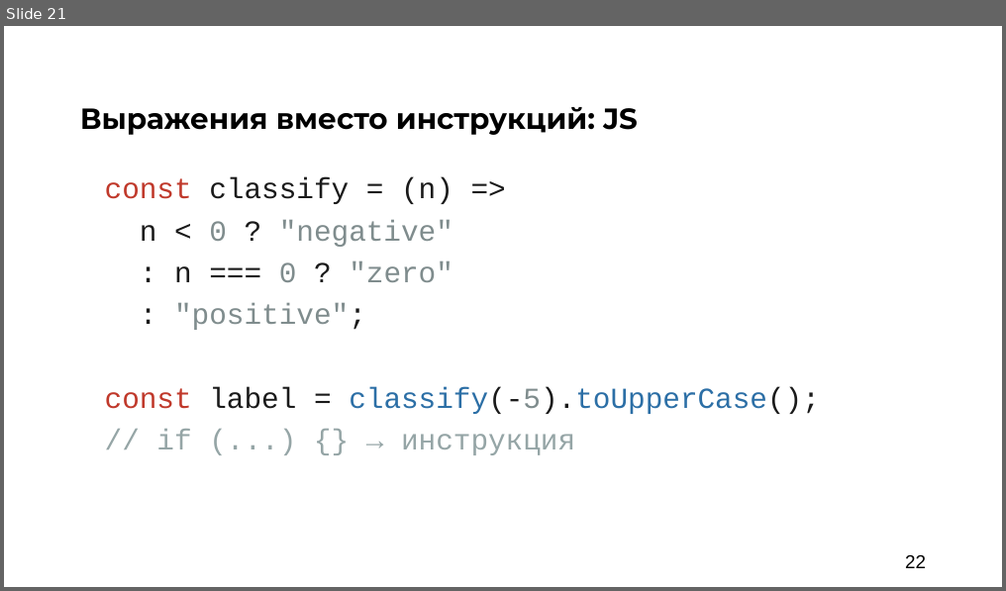
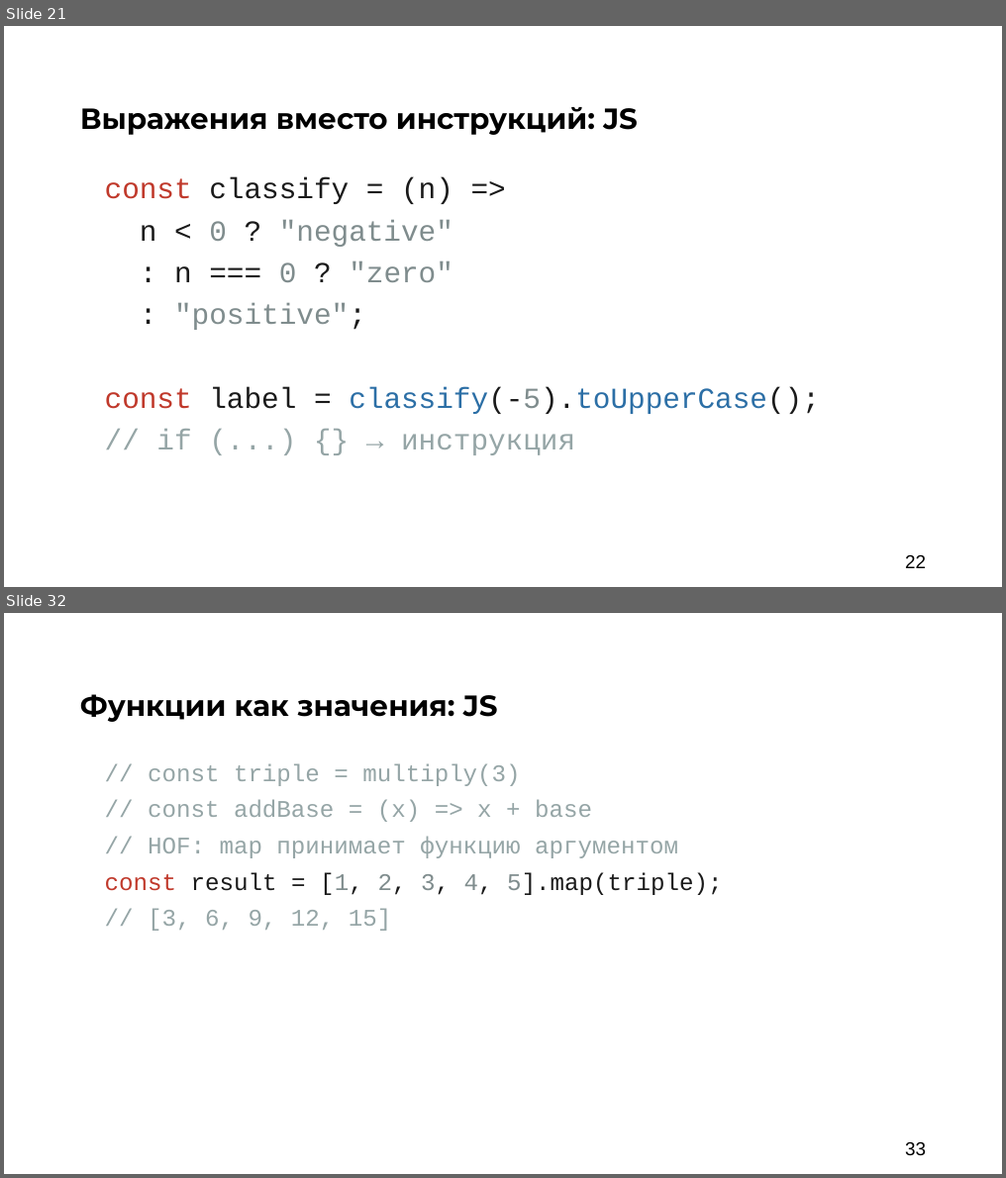
Before and after one commit to argent-smith/presentations, a slide deck: FP_Talk_2026/nastachku/final_presentation.pptx. Shown one above the other, each under a label of ours: slide 21 before the commit, slides 21 and 32 after it; the slides between them are not shown. The pictures are 1006x591 and 1006x1178 pixels, drawn with LibreOffice and Linux fonts; fonts in the diff are those of the drawing; background and template pictures are left out. Boxes give left, top, right and bottom in pixels: in the first picture for what was removed or moved away, otherwise in the second. Text is boxed around its words. In the diff, an @@ line names an element or a change of style, - is before the commit and + after.

```diff
--- a/FP_Talk_2026/nastachku/final_presentation.pptx
+++ b/FP_Talk_2026/nastachku/final_presentation.pptx
@@ slide 32 added at bbox=[4, 613, 1002, 1174], background #FFFFFF @@
@@ text added at bbox=[80, 694, 498, 722], 28 pt, text #000000, bold @@
+Функции как значения: JS
@@ text added at bbox=[105, 763, 722, 931], 23 pt, text #95A5A6 @@
+// const triple = multiply(3)
+// const addBase = (x) => x + base
+// HOF: map принимает функцию аргументом
+const result = [1, 2, 3, 4, 5].map(triple);
+// [3, 6, 9, 12, 15]
@@ page number added at bbox=[905, 1142, 926, 1156], 18 pt, text #000000 @@
+33
```
Also in this commit, not shown: 1 slide changed, 10 other slides added, 1 other file.
